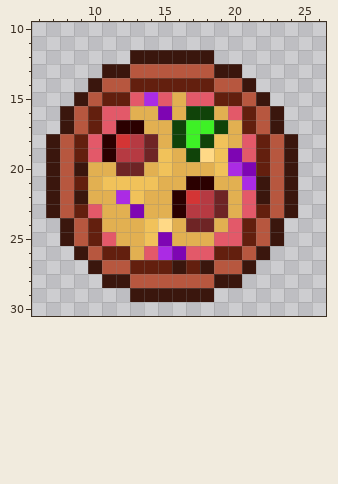
Pixel-art sprite -- images/characters/pizzas/s002.png. The first picture shows the starting point.
The file is 32x32 pixels. Shown: x 6..26, y 10..30.
The result:
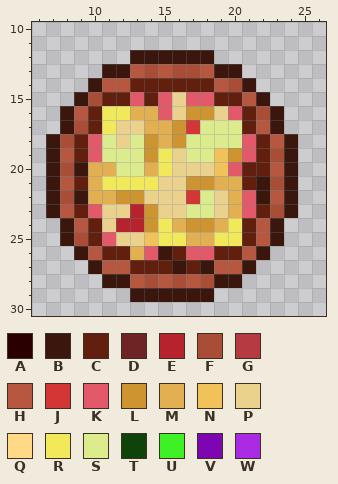
Palette (. is transparent): A #2b0000  B #3a160d  C #631f0e  D #6e2425  E #b6232d  F #aa4d36  G #b63a42  H #b7573f  J #d43535  K #e35969  L #ce942f  M #e2b051  N #f1c25a  P #ebd28c  Q #ffd986  R #f1e95a  S #dceb8c  T #104309  U #3ef126  V #7e05b3  W #ab2be4
Edits made:
@@ x 6..26 @@
 12 .......BBBBBB........
-13 .....BBHHHHHHBB......
-14 ....BHHCCCCCCHHB.....
-15 ...BHCCKWKMKKCCHB....
-16 ..BHCKKMMVMTTMKCHB...
-17 ..BHCKAAMMTUUTMCHB...
-18 .BHCKAJGDMTUTNMKCHB..
-19 .BHCKAGGDNMTQNVKCHB..
-20 .BHBMMDDMNMMMNWVCHB..
-21 .BHCMNNNNMMAAMMWBHB..
-22 .BHBMMWNMMAJGDMKBHB..
-23 .BHCKMMVMMAGGDMKCHB..
-24 ..BHCMMMNQMDDMKCHB...
-25 ..BHCKMMNVMMMKKCHB...
-26 ...BHCCMKWVKKCCHB....
+13 .....BBHFHFFHBB......
+14 ....BHHCCCCCCHFB.....
+15 ...BFCCKCKPKKCCHB....
+16 ..BHCRRMMKPLLPKCFB...
+17 ..BFCRPPMMLJSSSCHB...
+18 .BFCKSPSLMLSSSSKCHB..
+19 .BHCKSSSLRPSSNLKCFB..
+20 .BFBMMSSMRPPPNKCCHB..
+21 .BHCMRRRRPPLLMMCBFB..
+22 .BFBMMLLPPPJSPMKBHB..
+23 .BHCKPPELPPSSPMKCFB..
+24 ..BHCPEELRMLLMRCHB...
+25 ..BFCKPPNRRMMRRCHB...
+26 ...BHCCMKBCKKCCHB....
 27 ....BHHCCCBCBHHB.....
-28 .....BBHHHHHHBB......
+28 .....BBHFHFHFBB......
 29 .......BBBBBB........
Where, in picture pixels (left, top, right, bottom), the same in both pictures:
changed: (60, 64, 284, 288)
